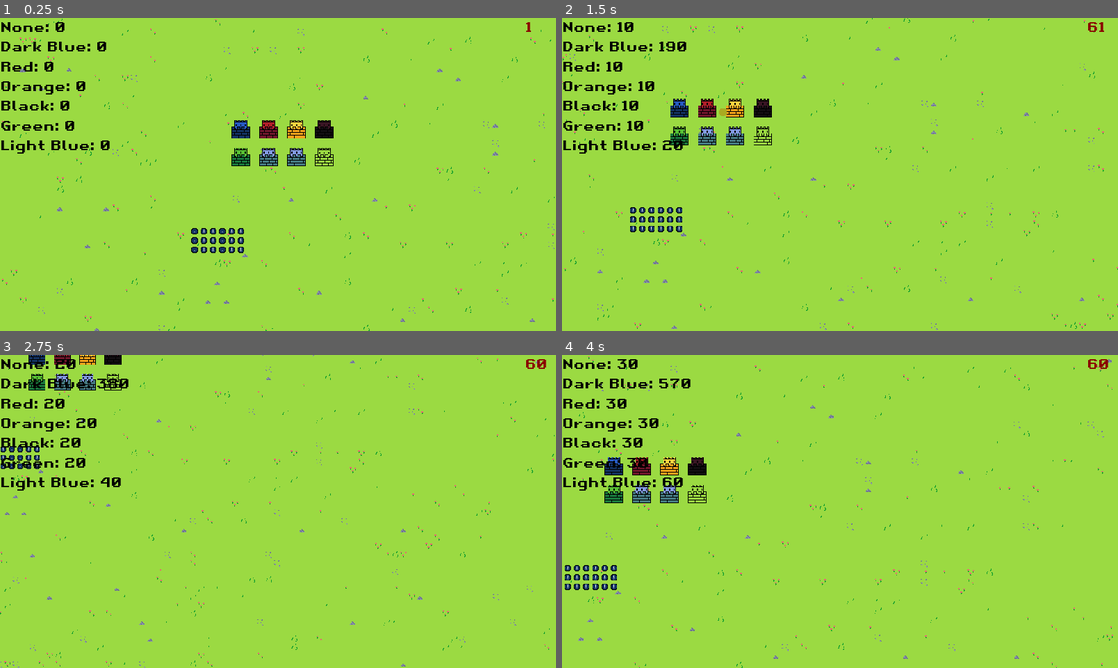
Above: before the commit, frames 1-4 (two rows, left to right).
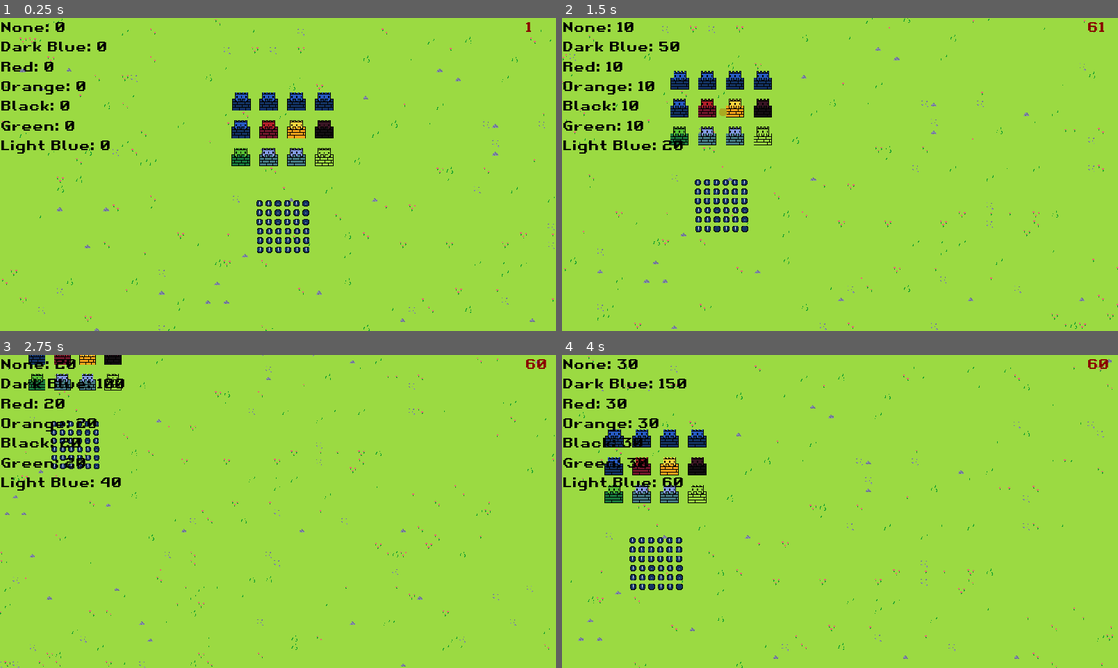
Above: after the commit, the same moments.

Repository: UltraMKF12/KingdomsRevolt
Game: Godot game, scene res://Scenes/WorldMap.tscn
Same seed, same stepped clock (60 frames per second), same inputs: the game is played once before the commit and once after it.
Inputs (mouse positions are in pixels of both pictures, inside the frame that each line leads up to):
- Up to frame 1 (0.25 s): no input
- Up to frame 2 (1.5 s): tap Enter at 0.5 s; move the mouse to (801, 130) at 0.52 s; hold Right (ui_right) 0.53-1.28 s; click (801, 130) at 0.6 s; move the mouse to (728, 130) at 1.27 s; hold Down (ui_down) from 1.28 s (still down); right-click (728, 130) at 1.35 s
- Up to frame 3 (2.75 s): move the mouse to (200, 364) at 2.02 s; release Down (ui_down) at 2.03 s; hold Right (ui_right) from 2.03 s (still down); tap Mouse wheel down (mwheel_down) at 2.1 s
- Up to frame 4 (4 s): move the mouse to (600, 383) at 2.77 s; release Right (ui_right) at 2.78 s; hold Up (ui_up) 2.78-3.53 s; tap Mouse wheel up (mwheel_up) at 2.85 s; move the mouse to (606, 442) at 3.52 s; hold Left (ui_left) from 3.53 s (still down); click (606, 442) at 3.6 s

The runs differ from the first frame. In frame 1, 1.9% of the frame differs, in the area x 34-60%, y 23-76%; in frame 2, 1.9%, in the area x 12-38%, y 7-69%; in frame 3, 0.9%; in frame 4, 1.9%.

Commit message:
Income bugfix
It detected units as castles, so the more units you had the more income you had

Diff:
--- /dev/null
+++ b/Scenes/SelectRectangle.tscn
@@ -0,0 +1,16 @@
+[gd_scene load_steps=4 format=2]
+
+[ext_resource path="res://Scripts/SelectRectangle.gd" type="Script" id=1]
+[ext_resource path="res://Scenes/ClickEffect.tscn" type="PackedScene" id=2]
+
+[sub_resource type="RectangleShape2D" id=3]
+
+[node name="SelectRectangle" type="Node2D"]
+z_index = 1
+script = ExtResource( 1 )
+effect = ExtResource( 2 )
+
+[node name="SelectArea" type="Area2D" parent="."]
+
+[node name="SelectShape" type="CollisionShape2D" parent="SelectArea"]
+shape = SubResource( 3 )
--- a/Scenes/WorldMap.tscn
+++ b/Scenes/WorldMap.tscn
@@ -9,10 +9,7 @@
 [ext_resource path="res://Scripts/WorldMap.gd" type="Script" id=7]
 [ext_resource path="res://Scenes/Unit.tscn" type="PackedScene" id=8]
 [ext_resource path="res://Scripts/FPSCounter.gd" type="Script" id=9]
-[ext_resource path="res://Scripts/SelectRectangle.gd" type="Script" id=10]
-[ext_resource path="res://Scenes/ClickEffect.tscn" type="PackedScene" id=11]
-
-[sub_resource type="RectangleShape2D" id=3]
+[ext_resource path="res://Scenes/SelectRectangle.tscn" type="PackedScene" id=10]
 
 [sub_resource type="DynamicFont" id=2]
 size = 24
@@ -49,15 +46,7 @@
 income = 10
 income_timer = 1.0
 
-[node name="SelectRectangle" type="Node2D" parent="."]
-z_index = 1
-script = ExtResource( 10 )
-effect = ExtResource( 11 )
-
-[node name="SelectArea" type="Area2D" parent="SelectRectangle"]
-
-[node name="SelectShape" type="CollisionShape2D" parent="SelectRectangle/SelectArea"]
-shape = SubResource( 3 )
+[node name="SelectRectangle" parent="." instance=ExtResource( 10 )]
 
 [node name="UI" type="CanvasLayer" parent="."]
 
@@ -110,87 +99,161 @@
 world_border = Vector2( 2000, 2000 )
 camera_speed = 4.8
 
-[node name="Castle" parent="." instance=ExtResource( 3 )]
+[node name="Castles" type="Node" parent="."]
+
+[node name="Castle" parent="Castles" instance=ExtResource( 3 )]
 position = Vector2( 416, 192 )
 castle_color = 1
 
-[node name="Castle2" parent="." instance=ExtResource( 3 )]
+[node name="Castle9" parent="Castles" instance=ExtResource( 3 )]
+position = Vector2( 417, 144 )
+castle_color = 1
+
+[node name="Castle10" parent="Castles" instance=ExtResource( 3 )]
+position = Vector2( 464, 144 )
+castle_color = 1
+
+[node name="Castle11" parent="Castles" instance=ExtResource( 3 )]
+position = Vector2( 512, 144 )
+castle_color = 1
+
+[node name="Castle12" parent="Castles" instance=ExtResource( 3 )]
+position = Vector2( 560, 144 )
+castle_color = 1
+
+[node name="Castle2" parent="Castles" instance=ExtResource( 3 )]
 position = Vector2( 464, 192 )
 castle_color = 2
 
-[node name="Castle3" parent="." instance=ExtResource( 3 )]
+[node name="Castle3" parent="Castles" instance=ExtResource( 3 )]
 position = Vector2( 560, 192 )
 castle_color = 4
 
-[node name="Castle4" parent="." instance=ExtResource( 3 )]
+[node name="Castle4" parent="Castles" instance=ExtResource( 3 )]
 position = Vector2( 416, 240 )
 castle_color = 5
 
-[node name="Castle7" parent="." instance=ExtResource( 3 )]
+[node name="Castle7" parent="Castles" instance=ExtResource( 3 )]
 position = Vector2( 512, 192 )
 castle_color = 3
 
-[node name="Castle5" parent="." instance=ExtResource( 3 )]
+[node name="Castle5" parent="Castles" instance=ExtResource( 3 )]
 position = Vector2( 464, 240 )
 castle_color = 6
 
-[node name="Castle6" parent="." instance=ExtResource( 3 )]
+[node name="Castle6" parent="Castles" instance=ExtResource( 3 )]
 position = Vector2( 512, 240 )
 castle_color = 6
 
-[node name="Castle8" parent="." instance=ExtResource( 3 )]
+[node name="Castle8" parent="Castles" instance=ExtResource( 3 )]
 position = Vector2( 560, 240 )
 
-[node name="Unit" parent="." instance=ExtResource( 8 )]
-position = Vector2( 368, 384 )
-
-[node name="Unit2" parent="." instance=ExtResource( 8 )]
-position = Vector2( 336, 368 )
-
-[node name="Unit3" parent="." instance=ExtResource( 8 )]
-position = Vector2( 384, 384 )
-
-[node name="Unit4" parent="." instance=ExtResource( 8 )]
-position = Vector2( 336, 384 )
-
-[node name="Unit5" parent="." instance=ExtResource( 8 )]
-position = Vector2( 400, 368 )
-
-[node name="Unit6" parent="." instance=ExtResource( 8 )]
-position = Vector2( 400, 384 )
-
-[node name="Unit7" parent="." instance=ExtResource( 8 )]
-position = Vector2( 368, 400 )
-
-[node name="Unit8" parent="." instance=ExtResource( 8 )]
-position = Vector2( 416, 384 )
-
-[node name="Unit9" parent="." instance=ExtResource( 8 )]
-position = Vector2( 384, 400 )
-
-[node name="Unit17" parent="." instance=ExtResource( 8 )]
-position = Vector2( 400, 400 )
-
-[node name="Unit18" parent="." instance=ExtResource( 8 )]
-position = Vector2( 416, 400 )
-
-[node name="Unit10" parent="." instance=ExtResource( 8 )]
-position = Vector2( 336, 400 )
-
-[node name="Unit11" parent="." instance=ExtResource( 8 )]
-position = Vector2( 368, 368 )
-
-[node name="Unit12" parent="." instance=ExtResource( 8 )]
-position = Vector2( 352, 368 )
-
-[node name="Unit13" parent="." instance=ExtResource( 8 )]
-position = Vector2( 352, 384 )
-
-[node name="Unit14" parent="." instance=ExtResource( 8 )]
-position = Vector2( 384, 368 )
-
-[node name="Unit15" parent="." instance=ExtResource( 8 )]
-position = Vector2( 352, 400 )
-
-[node name="Unit16" parent="." instance=ExtResource( 8 )]
-position = Vector2( 416, 368 )
+[node name="Units" type="Node" parent="."]
+
+[node name="Unit" parent="Units" instance=ExtResource( 8 )]
+position = Vector2( 480, 336 )
+
+[node name="Unit2" parent="Units" instance=ExtResource( 8 )]
+position = Vector2( 448, 320 )
+
+[node name="Unit3" parent="Units" instance=ExtResource( 8 )]
+position = Vector2( 496, 336 )
+
+[node name="Unit4" parent="Units" instance=ExtResource( 8 )]
+position = Vector2( 448, 336 )
+
+[node name="Unit5" parent="Units" instance=ExtResource( 8 )]
+position = Vector2( 512, 320 )
+
+[node name="Unit6" parent="Units" instance=ExtResource( 8 )]
+position = Vector2( 512, 336 )
+
+[node name="Unit7" parent="Units" instance=ExtResource( 8 )]
+position = Vector2( 480, 352 )
+
+[node name="Unit8" parent="Units" instance=ExtResource( 8 )]
+position = Vector2( 528, 336 )
+
+[node name="Unit9" parent="Units" instance=ExtResource( 8 )]
+position = Vector2( 496, 352 )
+
+[node name="Unit17" parent="Units" instance=ExtResource( 8 )]
+position = Vector2( 512, 352 )
+
+[node name="Unit18" parent="Units" instance=ExtResource( 8 )]
+position = Vector2( 528, 352 )
+
+[node name="Unit10" parent="Units" instance=ExtResource( 8 )]
+position = Vector2( 448, 352 )
+
+[node name="Unit11" parent="Units" instance=ExtResource( 8 )]
+position = Vector2( 480, 320 )
+
+[node name="Unit12" parent="Units" instance=ExtResource( 8 )]
+position = Vector2( 464, 320 )
+
+[node name="Unit13" parent="Units" instance=ExtResource( 8 )]
+position = Vector2( 464, 336 )
+
+[node name="Unit14" parent="Units" instance=ExtResource( 8 )]
+position = Vector2( 496, 320 )
+
+[node name="Unit15" parent="Units" instance=ExtResource( 8 )]
+position = Vector2( 464, 352 )
+
+[node name="Unit16" parent="Units" instance=ExtResource( 8 )]
+position = Vector2( 528, 320 )
+
+[node name="Unit37" parent="Units" instance=ExtResource( 8 )]
+position = Vector2( 481, 384 )
+
+[node name="Unit38" parent="Units" instance=ExtResource( 8 )]
+position = Vector2( 449, 368 )
+
+[node name="Unit39" parent="Units" instance=ExtResource( 8 )]
+position = Vector2( 497, 384 )
+
+[node name="Unit40" parent="Units" instance=ExtResource( 8 )]
+position = Vector2( 449, 384 )
+
+[node name="Unit41" parent="Units" instance=ExtResource( 8 )]
+position = Vector2( 513, 368 )
+
+[node name="Unit42" parent="Units" instance=ExtResource( 8 )]
+position = Vector2( 513, 384 )
+
+[node name="Unit43" parent="Units" instance=ExtResource( 8 )]
+position = Vector2( 481, 400 )
+
+[node name="Unit44" parent="Units" instance=ExtResource( 8 )]
+position = Vector2( 529, 384 )
+
+[node name="Unit45" parent="Units" instance=ExtResource( 8 )]
+position = Vector2( 497, 400 )
+
+[node name="Unit46" parent="Units" instance=ExtResource( 8 )]
+position = Vector2( 513, 400 )
+
+[node name="Unit47" parent="Units" instance=ExtResource( 8 )]
+position = Vector2( 529, 400 )
+
+[node name="Unit48" parent="Units" instance=ExtResource( 8 )]
+position = Vector2( 449, 400 )
+
+[node name="Unit49" parent="Units" instance=ExtResource( 8 )]
+position = Vector2( 481, 368 )
+
+[node name="Unit50" parent="Units" instance=ExtResource( 8 )]
+position = Vector2( 465, 368 )
+
+[node name="Unit51" parent="Units" instance=ExtResource( 8 )]
+position = Vector2( 465, 384 )
+
+[node name="Unit52" parent="Units" instance=ExtResource( 8 )]
+position = Vector2( 497, 368 )
+
+[node name="Unit53" parent="Units" instance=ExtResource( 8 )]
+position = Vector2( 465, 400 )
+
+[node name="Unit54" parent="Units" instance=ExtResource( 8 )]
+position = Vector2( 529, 368 )
--- a/Scripts/Castle.gd
+++ b/Scripts/Castle.gd
@@ -1,5 +1,6 @@
 tool
 extends Node2D
+class_name Castle
 
 export(int, "None", "Dark Blue", "Red", "Orange", "Black", "Green", "Light Blue") var castle_color: int setget set_color
 
--- a/Scripts/IncomeCalculator.gd
+++ b/Scripts/IncomeCalculator.gd
@@ -10,6 +10,9 @@
 func generate_income():
 	yield(get_tree().create_timer(income_timer), "timeout")
 	for i in Autoload.groups.size():
-		var new_income = get_tree().get_nodes_in_group(Autoload.groups[i]).size() * income
+		var new_income = 0
+		for item in get_tree().get_nodes_in_group(Autoload.groups[i]):
+			if item is Castle:
+				new_income += income
 		Autoload.gold[i] += new_income
 	generate_income()
--- a/Scripts/Unit.gd
+++ b/Scripts/Unit.gd
@@ -1,4 +1,5 @@
 extends KinematicBody2D
+class_name Unit
 
 
 export(int) var speed: int
--- a/project.godot
+++ b/project.godot
@@ -7,6 +7,22 @@
 ;   param=value ; assign values to parameters
 
 config_version=4
+
+_global_script_classes=[ {
+"base": "Node2D",
+"class": "Castle",
+"language": "GDScript",
+"path": "res://Scripts/Castle.gd"
+}, {
+"base": "KinematicBody2D",
+"class": "Unit",
+"language": "GDScript",
+"path": "res://Scripts/Unit.gd"
+} ]
+_global_script_class_icons={
+"Castle": "",
+"Unit": ""
+}
 
 [application]
 
Not shown: 1 places in Scenes/WorldMap.tscn that only renumber resources
